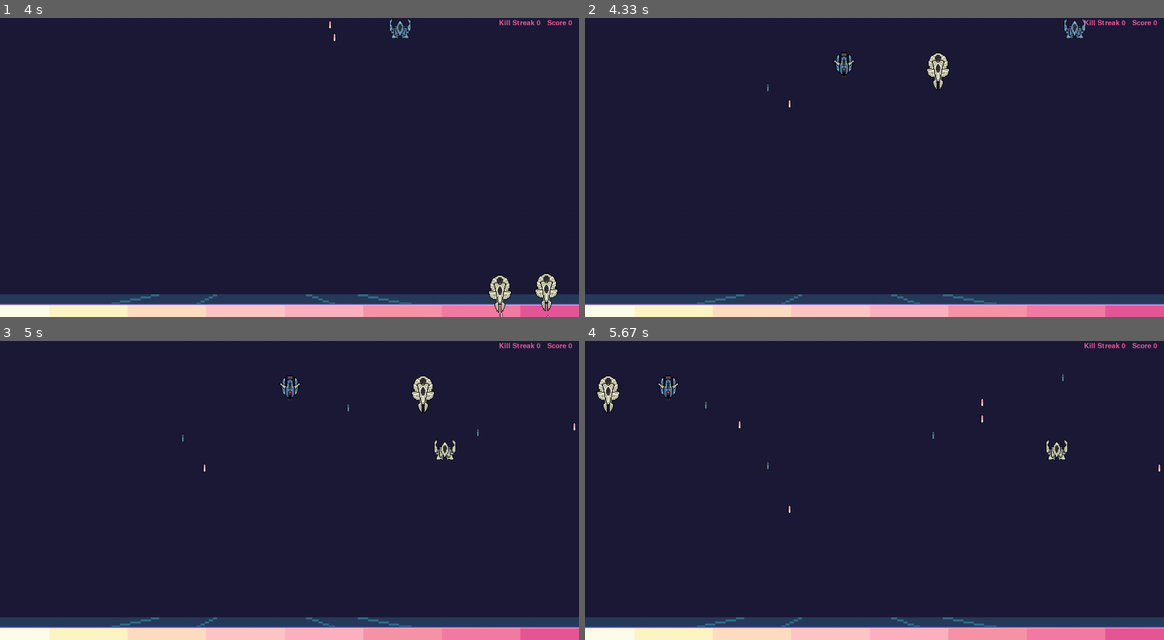
Above: before the commit, frames 1-4 (two rows, left to right).
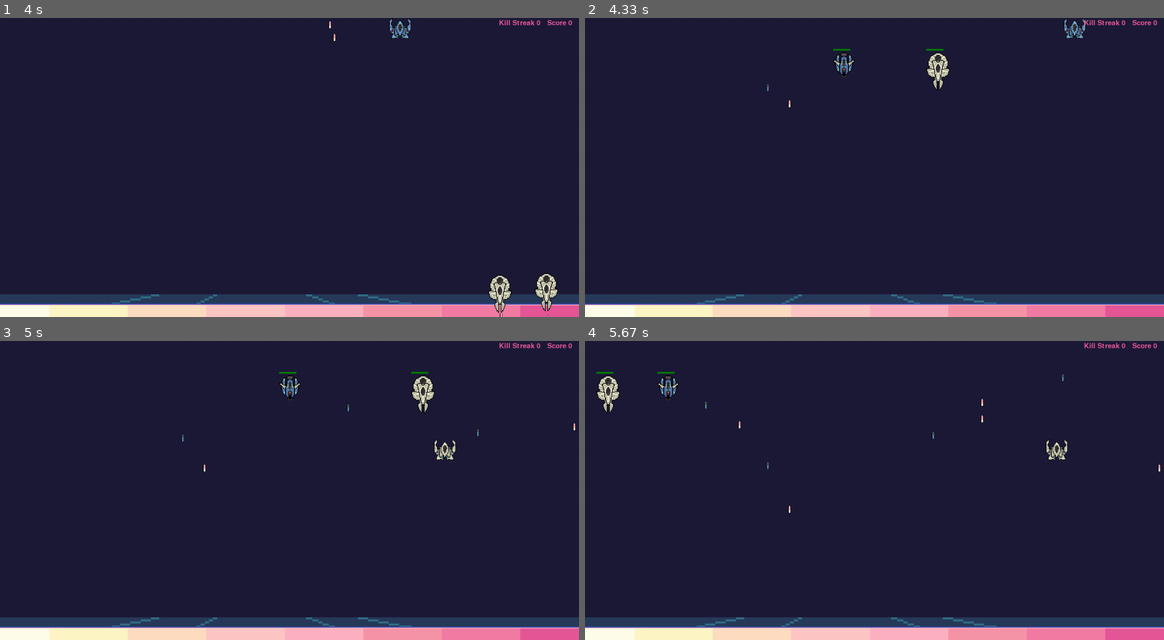
Above: after the commit, the same moments.

Repository: RafaBessa/Shadow_Light_bh_pygame
Game: pygame game, started from Game.py
Two runs of this game, one before a commit and one after it. Both use one fixed random seed, a clock stepped at 60 frames per second and the inputs below.
Inputs:
- Up to frame 1 (4 s): hold D 0.33-0.8 s; hold W 0.83-1.13 s; tap Space at 0.9, 1.23, 1.53, 1.73, 2.03, 2.3, 2.97, 3.27, 3.4, 3.8 s; tap E at 0.98, 2.38, 3.48 s; hold D 1.17-1.63 s; hold A 1.67-2.2 s; hold S 2.23-2.53 s; tap - at 2.57 s; hold A 2.9-3.3 s; hold W 3.33-3.7 s; hold D from 3.73 s (still down)
- Up to frame 2 (4.33 s): keep holding D; tap Space at 4.1 s
- Up to frame 3 (5 s): release D at 4.37 s; hold S 4.4-4.77 s; tap Space at 4.47, 4.87 s; hold A from 4.8 s (still down); tap E at 4.95 s
- Up to frame 4 (5.67 s): tap Space at 5.17, 5.37 s; release A at 5.27 s; hold D from 5.3 s (still down)

Frame 1 is identical in both runs. In frame 2, less than 0.1% of the frame differs, in the area x 42-62%, y 10-12%; in frame 3, less than 0.1%; in frame 4, less than 0.1%.

Commit message:
boss life bar

Diff:
--- a/MobPadrao.py
+++ b/MobPadrao.py
@@ -5,12 +5,13 @@
 import Entity
 import MovimentoMob as mm
 import MovimentoBala as mb
-
+import pygame
 class MobPadrao(Entity.Entity):
     def __init__(self, key, coordinates, dimensions, speed, acceleration, IMG_ASSETS, bulletType, movStategy, cooldown, life = 1):
 
         super().__init__(key, coordinates, dimensions, IMG_ASSETS)
         self.health = life
+        self._starthealth = copy(life)
         self.bulletType = bulletType
         self._speed = speed  # in heights per second
         self.speed = speed * self.img.get_height() #px/s
@@ -54,6 +55,10 @@
             self.timer = time()
 
     def draw(self, window):
-        cimg = copy(self.img)
+
         # cimg = cimg.fill((0, 100, 200))
-        window.draw(cimg, self.coordinates)
+        window.draw(self.img, self.coordinates)
+        if self._starthealth > 1:
+            percent = self.health / self._starthealth
+            pygame.draw.rect(window._screen, (255,0,0), (self.coordinates[0], self.coordinates[1] - 10, 50, 5)) # NEW
+            pygame.draw.rect(window._screen, (0,128,0), (self.coordinates[0], self.coordinates[1] - 10, round(50 * percent) , 5)) # NEW
